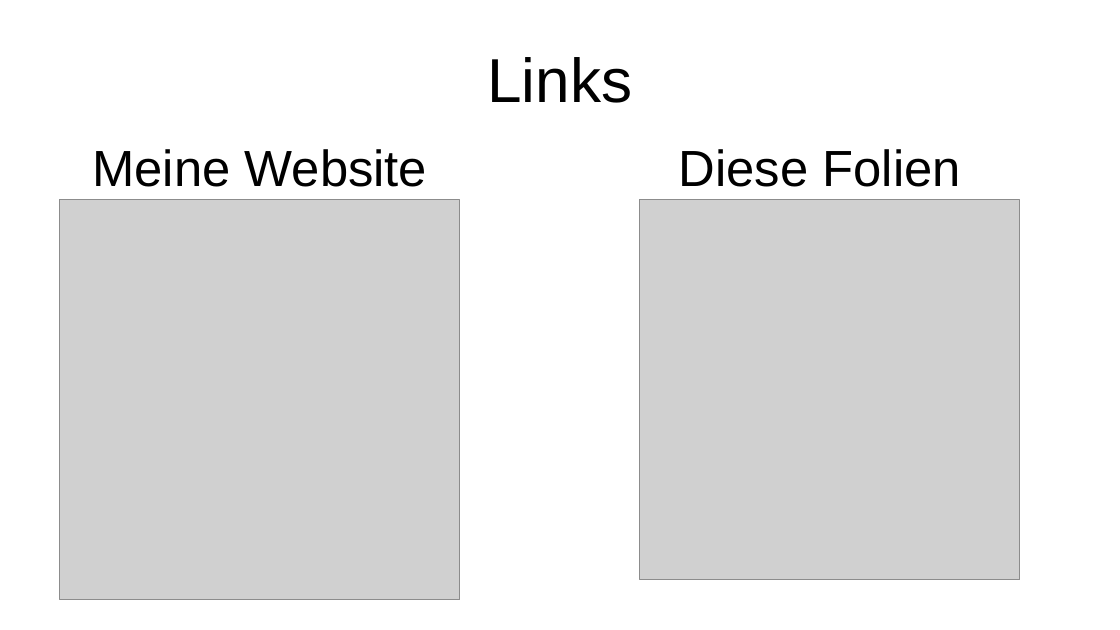
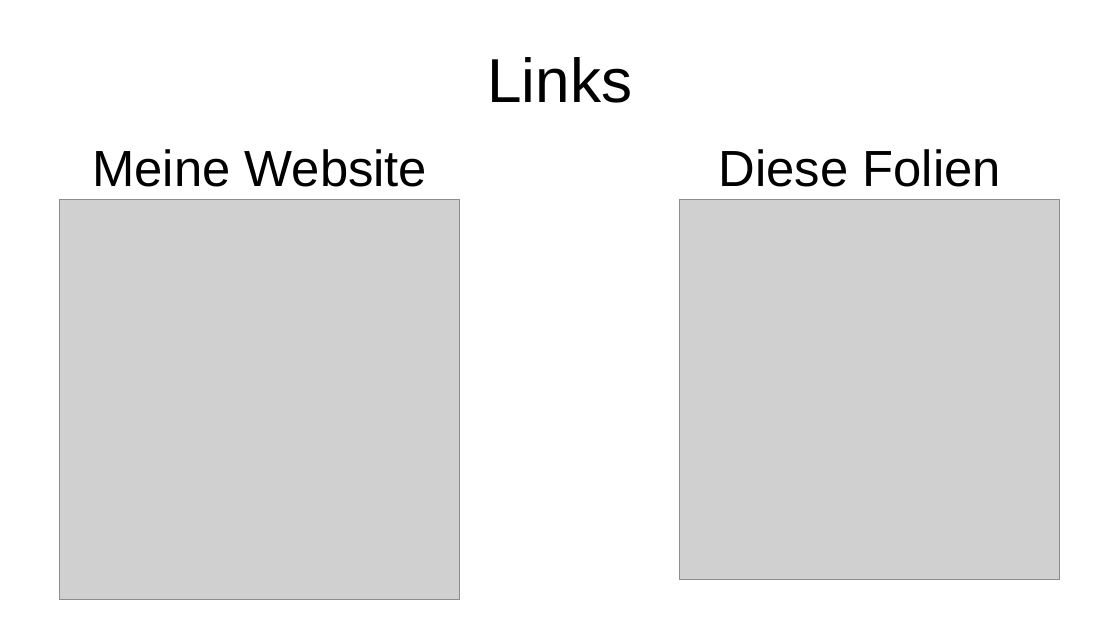
Before and after one commit to promitheas-nikou/eth-work, a slide deck: slide 2 of 2026H-NuS1/slides/W1.odp. Drawn at 1120x630 pixels with LibreOffice and Linux fonts; fonts in the diff are those of the drawing; grey boxes stand for pictures. Boxes give left, top, right and bottom in pixels: in the first picture for what was removed or moved away, otherwise in the second. Text is boxed around its words. In the diff, an @@ line names an element or a change of style, - is before the commit and + after.

```diff
--- a/2026H-NuS1/slides/W1.odp
+++ b/2026H-NuS1/slides/W1.odp
@@ text "Diese Folien": place and size @@
-text "Diese Folien" at box(679, 149, 961, 187)
+text "Diese Folien" at box(719, 149, 1001, 187)
@@ picture: place and size @@
-picture at box(640, 200, 1020, 580)
+picture at box(680, 200, 1060, 580)
```
Also in this commit, not shown: 1 other slide changed, 3 other files.
